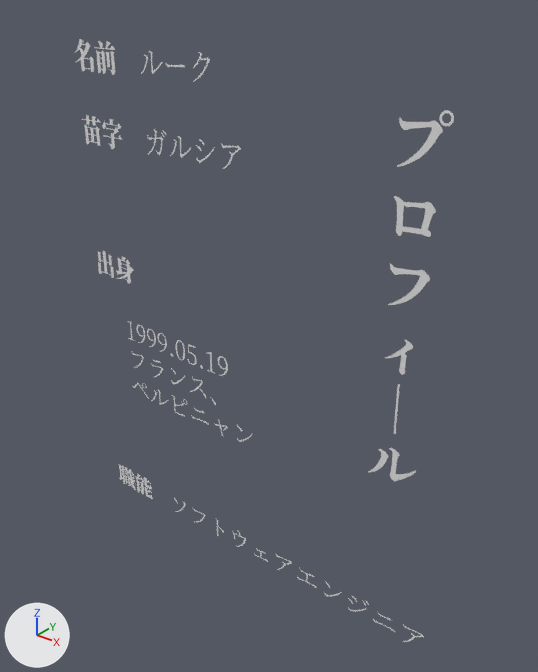
An edit to the glTF model static/models/Gamen/gamen_000.glb, drawn before and after from the same camera.
The view is the same before and after, from a camera (50 mm lens) standing at (0.659, -0.77, 1.851) and looking at (0.026, 0.021, 1.36). Lighting does not change. The marker at lower left points along +X, +Y and +Z. Where no turn or scale is listed for an object, it has been applied to the vertices. Vertices at the same position are counted once.

The first picture shows '0', '1', '2', '3', '5', '[paragraph]', '[paragraph].001'.
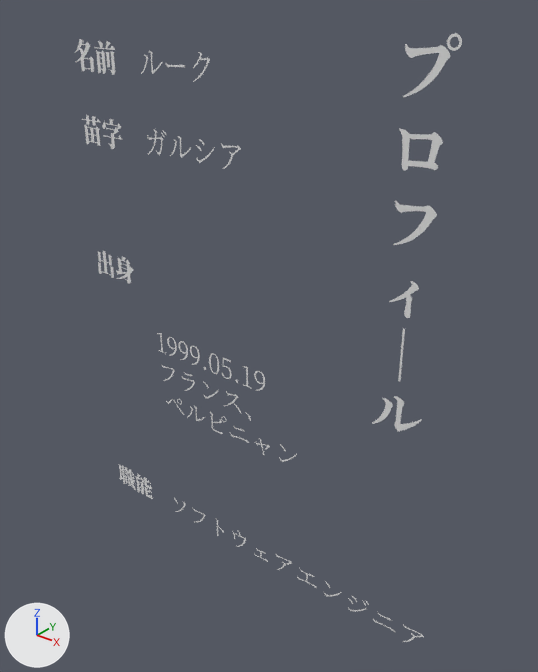
The newer file is also turned or shifted as a whole; pictures and numbers use the older file's frame.

Location of each change, (x1, y1, x2, y2) in pixels of the pictures (538 x 672 px; the box of a moved part takes in the faces that stretch with it):
'[paragraph].001', reshaped: before (127, 51, 424, 642); after (141, 51, 424, 642)
'0', mesh rescaled (12% taller): before (397, 110, 454, 167); after (403, 33, 462, 97)
'1', mesh rescaled: before (394, 196, 436, 237); after (399, 129, 443, 170)
'2', mesh rescaled (7% taller): before (388, 263, 430, 305); after (393, 200, 437, 245)
'5', mesh rescaled (9% taller): before (368, 448, 416, 481); after (372, 396, 422, 432)
'3', mesh rescaled: before (384, 340, 413, 375); after (389, 281, 419, 318)
part 6 of me_text_011, moved or reshaped: before (237, 434, 253, 442); after (279, 454, 297, 462)
part 7 of me_text_011, moved or reshaped: before (215, 419, 228, 436); after (255, 438, 270, 455)
part 8 of me_text_011, moved or reshaped: before (191, 415, 209, 425); after (230, 433, 249, 443)
part 9 of me_text_011, moved or reshaped: before (172, 395, 185, 417); after (210, 412, 223, 434)
part 10 of me_text_011, moved or reshaped: before (157, 389, 168, 405); after (194, 406, 205, 421)
part 11 of me_text_011, moved or reshaped: before (132, 383, 149, 399); after (166, 399, 184, 415)
part 12 of me_text_011, moved or reshaped: before (190, 377, 206, 398); after (224, 391, 241, 413)
part 13 of me_text_011, moved or reshaped: before (171, 375, 185, 385); after (204, 390, 218, 399)
part 14 of me_text_011, moved or reshaped: before (151, 364, 163, 377); after (182, 377, 195, 391)
part 15 of me_text_011, moved or reshaped: before (131, 351, 144, 368); after (161, 364, 175, 381)
part 16 of me_text_011, moved or reshaped: before (218, 356, 228, 376); after (254, 371, 265, 391)
part 17 of me_text_011, moved or reshaped: before (207, 352, 216, 374); after (242, 366, 252, 389)
part 18 of me_text_011, moved or reshaped: before (187, 344, 197, 365); after (222, 358, 232, 379)
part 19 of me_text_011, moved or reshaped: before (176, 340, 185, 360); after (209, 353, 219, 374)
part 20 of me_text_011, moved or reshaped: before (127, 321, 167, 352); after (157, 333, 200, 365)

What the commit changed:
me_text_003 has 242 vertices, 240 faces and spans x -0.0668..-0.0003, y 0.0, z -0.0041..0.0653.
me_text_003 is used by ob_0; location (0.298, 0.0, 1.653).
me_text_003 part 1: the whole mesh is scaled about its middle by 0.99, then moved by (0.0003, 0.0, 0.0774).
me_text_004 has 278 vertices, 280 faces and spans x -0.067..-0.0106, y 0.0, z -0.0851..-0.0376.
me_text_004 is used by ob_1; location (0.298, 0.0, 1.653).
me_text_004 part 2: the whole mesh is scaled about its middle by 0.99, then moved by (0.0004, 0.0, 0.0783).
me_text_001 has 146 vertices, 144 faces and spans x -0.0646..-0.0092, y 0.0, z -0.1785..-0.1209.
me_text_001 is used by ob_2; location (0.298, 0.0, 1.653).
me_text_001 part 3: the whole mesh is scaled about its middle by 0.99, then moved by (0.0004, 0.0, 0.0792).
me_text_006 has 182 vertices, 180 faces and spans x -0.0633..-0.023, y 0.0, z -0.2685..-0.2184.
me_text_006 is used by ob_3; location (0.298, 0.0, 1.653).
me_text_006 part 4: the whole mesh is scaled about its middle by 0.99, then moved by (0.0004, 0.0, 0.0801).
me_text_008 has 220 vertices, 216 faces and spans x -0.0751..-0.0008, y 0.0, z -0.4409..-0.3848.
me_text_008 is used by ob_5; location (0.298, 0.0, 1.653).
me_text_008 part 5: the whole mesh is scaled about its middle by 0.99, then moved by (0.0004, 0.0, 0.0818).
me_text_011 has 7305 vertices, 7201 faces and spans x 0.066..0.679, y 0.0, z -0.786..0.038.
me_text_011 is used by ob_paragraph__001; location (-0.342, 0.0, 1.72).
me_text_011 part 6: the loose piece of 74 vertices spanning x 0.317..0.352, y 0.0, z -0.559..-0.531 is moved by (0.088, 0.0, 0.0).
me_text_011 part 7: the loose piece of 303 vertices spanning x 0.268..0.298, y 0.0, z -0.563..-0.533 is moved by (0.088, 0.0, 0.0).
me_text_011 part 8: the loose piece of 121 vertices spanning x 0.215..0.255, y 0.0, z -0.554..-0.548 is moved by (0.088, 0.0, 0.0).
me_text_011 part 9: the loose piece of 242 vertices spanning x 0.17..0.199, y 0.0, z -0.56..-0.526 is moved by (0.088, 0.0, 0.0).
me_text_011 part 10: the loose piece of 146 vertices spanning x 0.133..0.16, y 0.0, z -0.557..-0.527 is moved by (0.088, 0.0, 0.0).
me_text_011 part 11: the loose piece of 193 vertices spanning x 0.066..0.108, y 0.0, z -0.556..-0.533 is moved by (0.088, 0.0, 0.0).
me_text_011 part 12: the loose piece of 206 vertices spanning x 0.215..0.253, y 0.0, z -0.503..-0.471 is moved by (0.076, 0.0, 0.0).
me_text_011 part 13: the loose piece of 74 vertices spanning x 0.17..0.205, y 0.0, z -0.503..-0.475 is moved by (0.076, 0.0, 0.0).
me_text_011 part 14: the loose piece of 146 vertices spanning x 0.121..0.152, y 0.0, z -0.506..-0.478 is moved by (0.076, 0.0, 0.0).
me_text_011 part 15: the loose piece of 146 vertices spanning x 0.072..0.105, y 0.0, z -0.505..-0.471 is moved by (0.076, 0.0, 0.0).
me_text_011 part 16: the loose piece of 133 vertices spanning x 0.28..0.302, y 0.0, z -0.449..-0.412 is moved by (0.076, 0.0, 0.0).
me_text_011 part 17: the loose piece of 36 vertices spanning x 0.256..0.275, y 0.0, z -0.448..-0.412 is moved by (0.076, 0.0, 0.0).
me_text_011 part 18: the loose piece of 127 vertices spanning x 0.212..0.234, y 0.0, z -0.449..-0.412 is moved by (0.076, 0.0, 0.0).
me_text_011 part 19: the loose piece of 96 vertices spanning x 0.186..0.208, y 0.0, z -0.449..-0.412 is moved by (0.076, 0.0, 0.0).
me_text_011 part 20: all 435 vertices in x 0.067..0.165, y 0.0, z -0.449..-0.412 are moved by (0.076, 0.0, 0.0).
